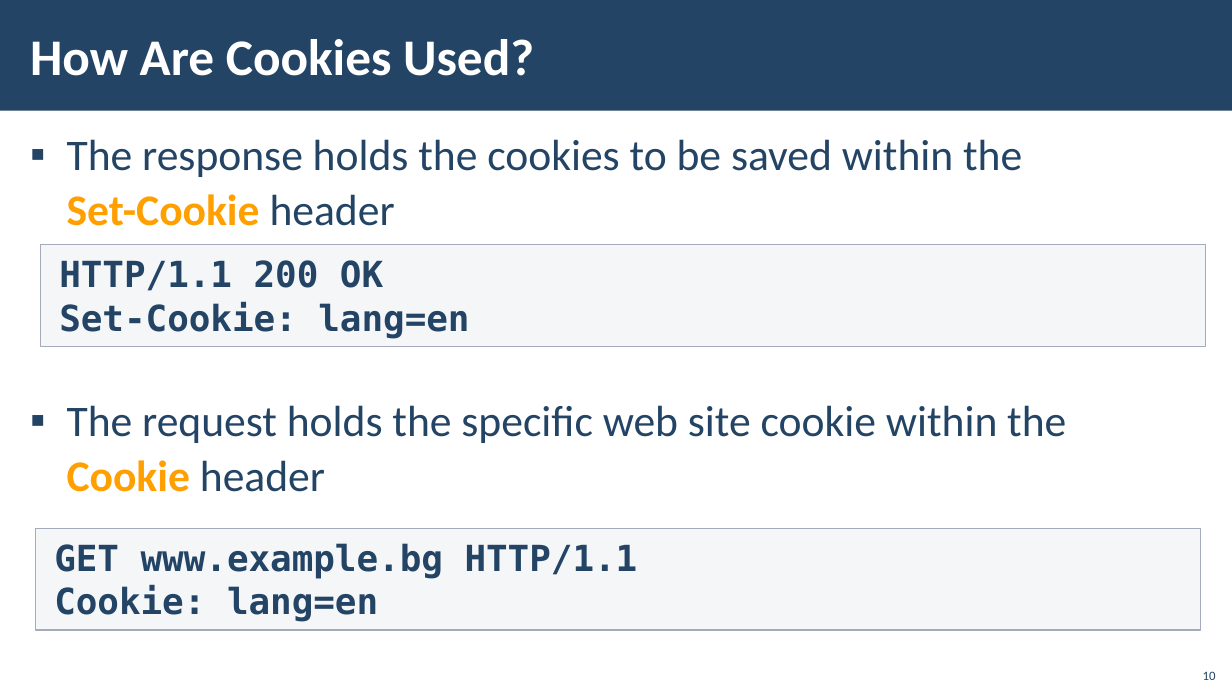
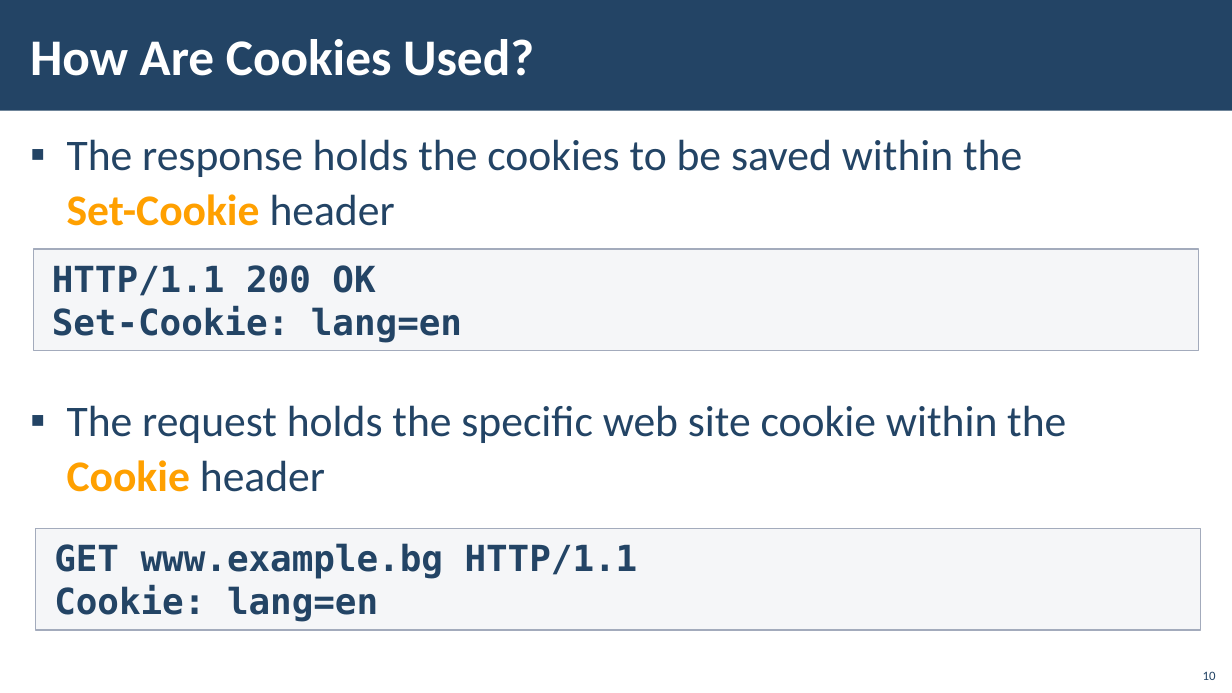
Before and after one commit to vasildimov98/softuni-tutorials, a slide deck: slide 10 of 08.C#Web/1.WebBesic/03.StateManagement/03. CSharp-Web-Basics-Web Server-State-Management.pptx. Drawn at 1232x693 pixels with LibreOffice and Linux fonts; fonts in the diff are those of the drawing; background and template pictures are left out. Boxes give left, top, right and bottom in pixels: in the first picture for what was removed or moved away, otherwise in the second. Text is boxed around its words. In the diff, an @@ line names an element or a change of style, - is before the commit and + after.

```diff
--- a/08.C#Web/1.WebBesic/03.StateManagement/03. CSharp-Web-Basics-Web Server-State-Management.pptx
+++ b/08.C#Web/1.WebBesic/03.StateManagement/03. CSharp-Web-Basics-Web Server-State-Management.pptx
@@ rectangle "HTTP/1.1 200 OK": place and size @@
-rectangle "HTTP/1.1 200 OK" at bbox=[41, 245, 1206, 347]
+rectangle "HTTP/1.1 200 OK" at bbox=[33, 250, 1199, 351]
```
Also in this commit, not shown: 6 other slides changed, 1 other file.
